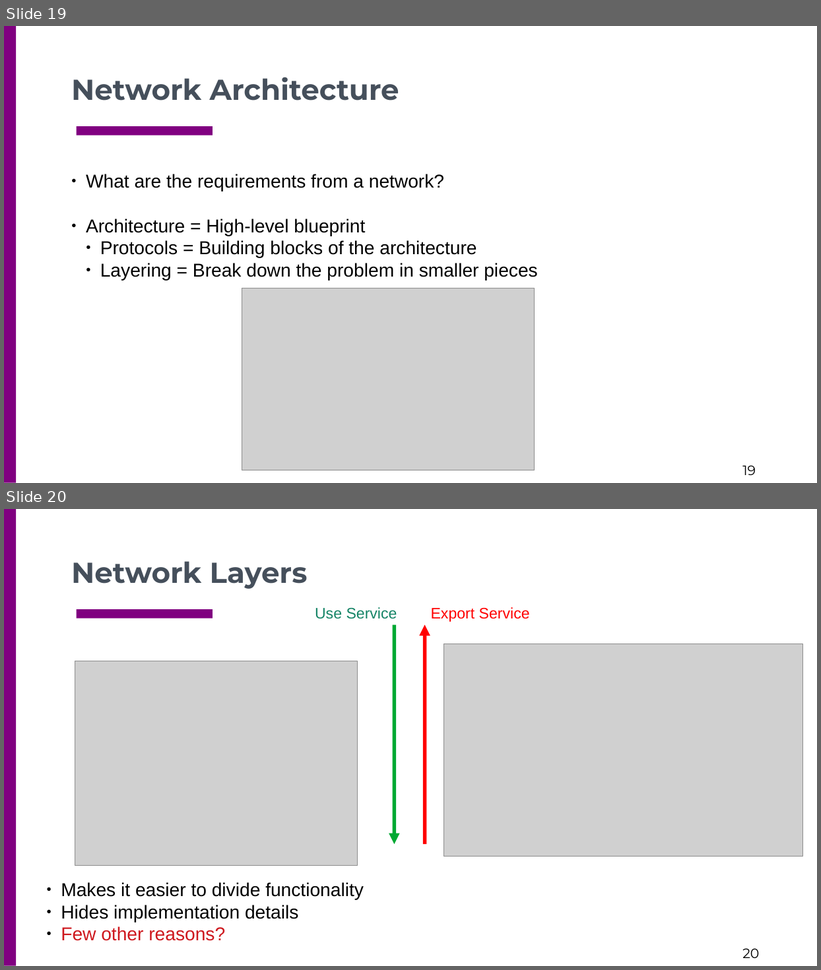
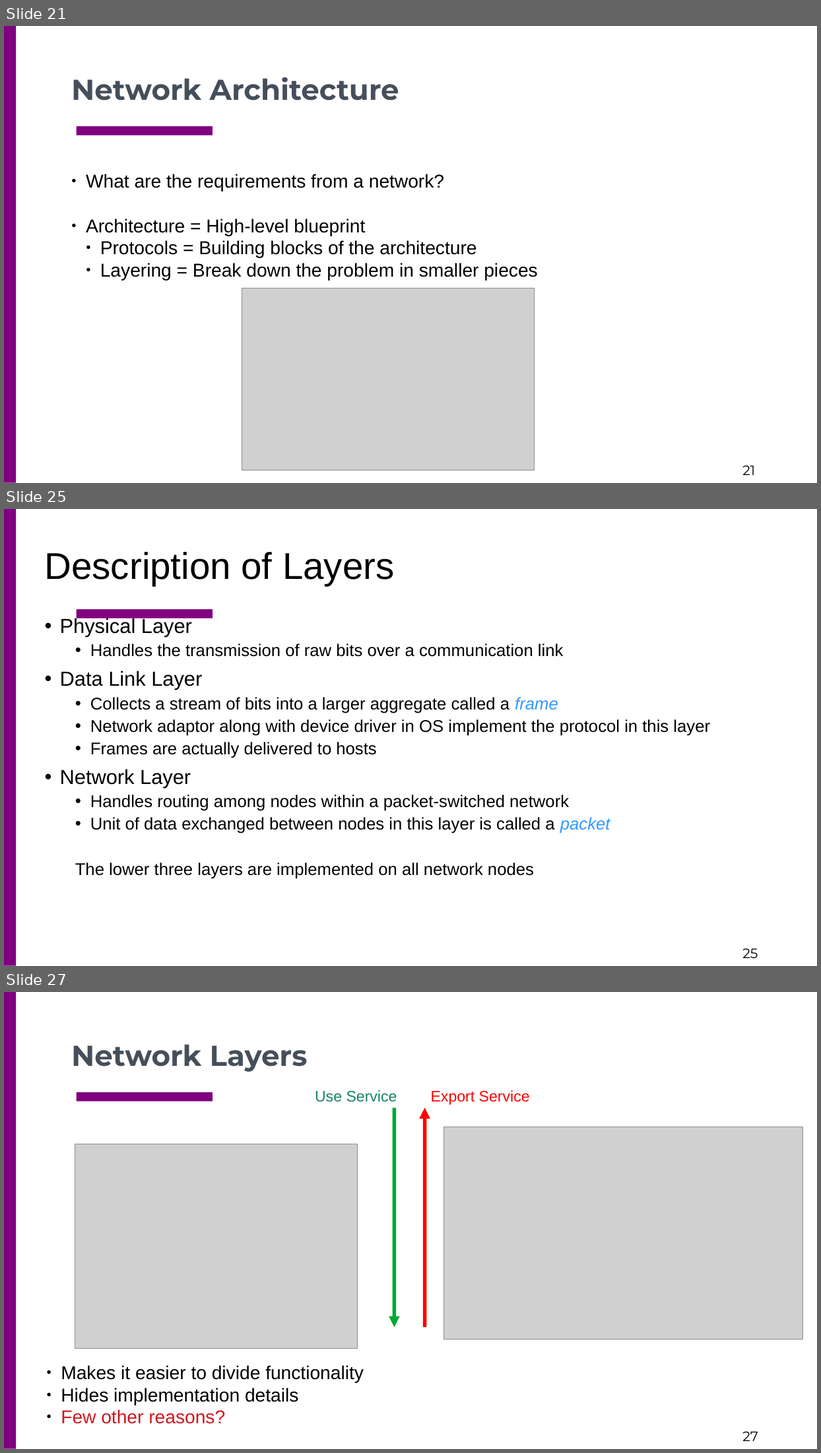
Before and after one commit to tntech-ngin/S24-CSC4780, a slide deck: docs/lectures_source/class_slides-2.pptx. Shown one above the other, each under a label of ours: slides 19 and 20 before the commit, slides 21, 25 and 27 after it; the slides between them are not shown. The pictures are 821x970 and 821x1453 pixels, drawn with LibreOffice and Linux fonts; fonts in the diff are those of the drawing; grey boxes stand for pictures. Boxes give left, top, right and bottom in pixels: in the first picture for what was removed or moved away, otherwise in the second. Text is boxed around its words. In the diff, an @@ line names an element or a change of style, - is before the commit and + after.

```diff
--- a/docs/lectures_source/class_slides-2.pptx
+++ b/docs/lectures_source/class_slides-2.pptx
@@ slide 25 added at bbox=[4, 509, 817, 966], background #FFFFFF; not listed: 3 template elements that a slide beside it also shows @@
@@ title added at bbox=[45, 552, 394, 586], 44 pt, text #000000 @@
+Description of Layers
@@ text added at bbox=[60, 617, 710, 879], 20 pt, text #000000 @@
+• Physical Layer
+  • Handles the transmission of raw bits over a communication link
+• Data Link Layer
+  • Collects a stream of bits into a larger aggregate called a frame
+  • Network adaptor along with device driver in OS implement the protocol in this layer
+  • Frames are actually delivered to hosts
+• Network Layer
+  • Handles routing among nodes within a packet-switched network
+  • Unit of data exchanged between nodes in this layer is called a packet
+  The lower three layers are implemented on all network nodes
@@ what was slide 19 is now slide 21 @@
@@ page number at bbox=[743, 466, 755, 475]: text changed @@
-19
+21
@@ what was slide 20 is now slide 27 @@
@@ page number at bbox=[743, 1432, 758, 1441]: text changed @@
-20
+27
```
Also in this commit, not shown: 6 other slides added.
